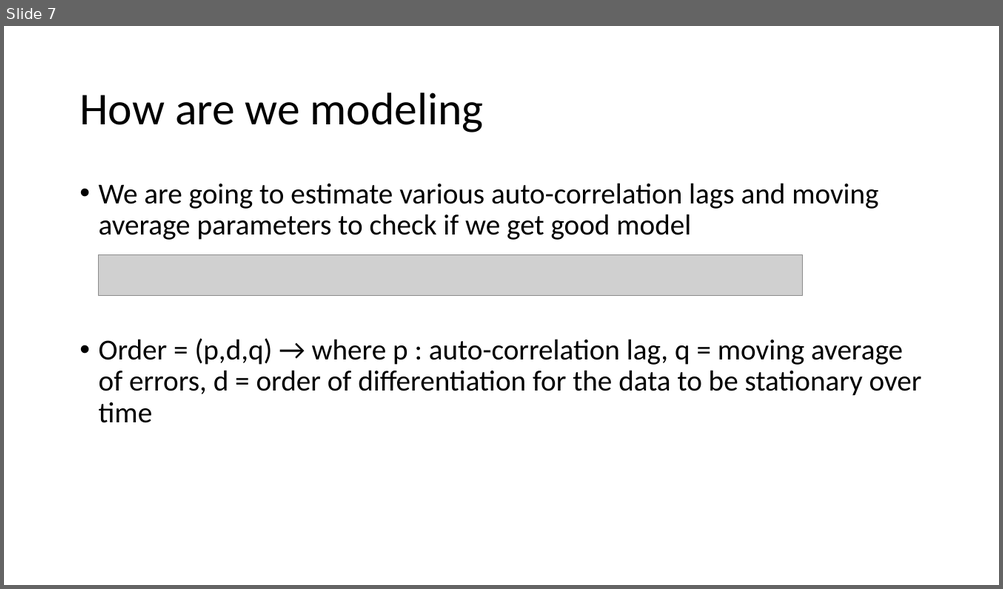
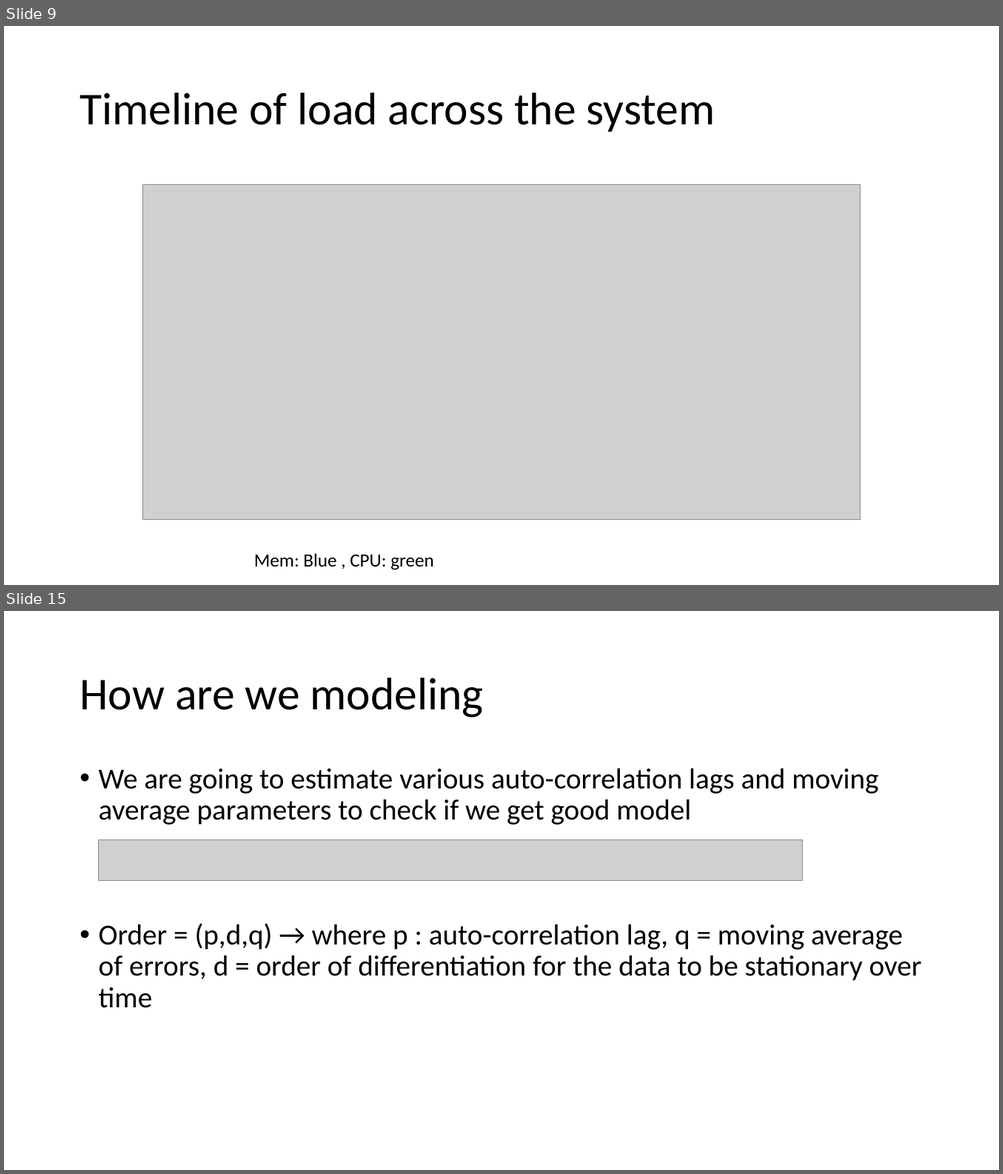
Before and after one commit to dipayan2/ARMAModel, a slide deck: ARIMAX.pptx. Shown one above the other, each under a label of ours: slide 7 before the commit, slides 9 and 15 after it; the slides between them are not shown. The pictures are 1003x589 and 1003x1174 pixels, drawn with LibreOffice and Linux fonts; fonts in the diff are those of the drawing; grey boxes stand for pictures. Boxes give left, top, right and bottom in pixels: in the first picture for what was removed or moved away, otherwise in the second. Text is boxed around its words. In the diff, an @@ line names an element or a change of style, - is before the commit and + after.

```diff
--- a/ARIMAX.pptx
+++ b/ARIMAX.pptx
@@ slide 9 added at (x1=4, y1=26, x2=999, y2=585), background #FFFFFF @@
@@ title added at (x1=79, y1=93, x2=715, y2=132), 44 pt, text #000000 @@
+Timeline of load across the system
@@ picture added at (x1=143, y1=185, x2=859, y2=520) @@
@@ text added at (x1=254, y1=554, x2=434, y2=571), 18 pt, text #000000 @@
+Mem: Blue , CPU: green
@@ what was slide 7 is now slide 15 @@
```
Also in this commit, not shown: 6 slides changed, 7 other slides added, 3 other files.
